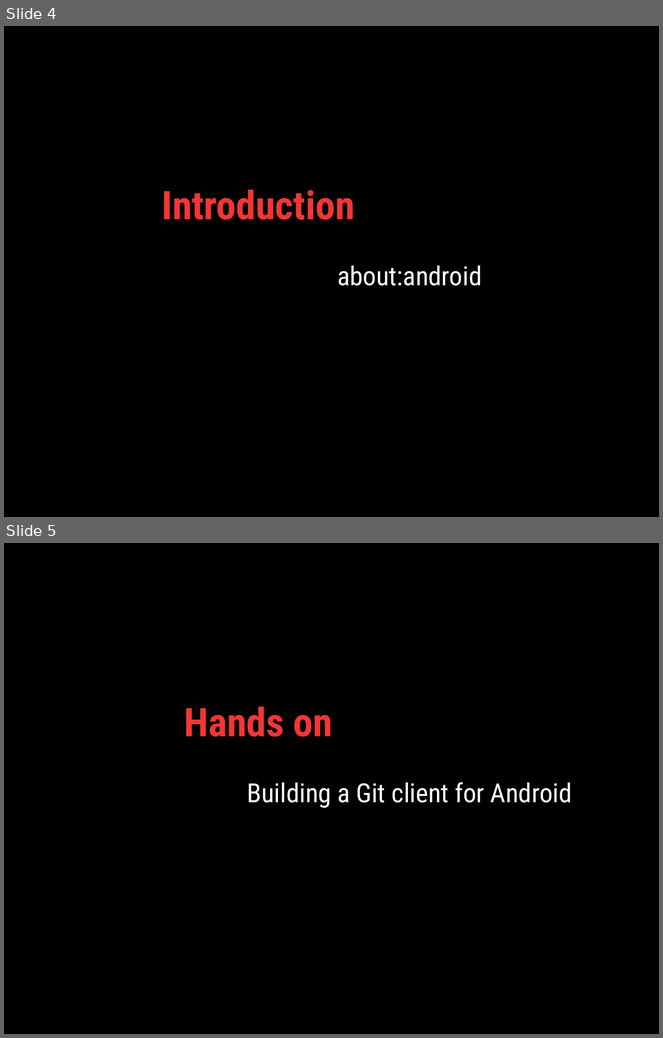
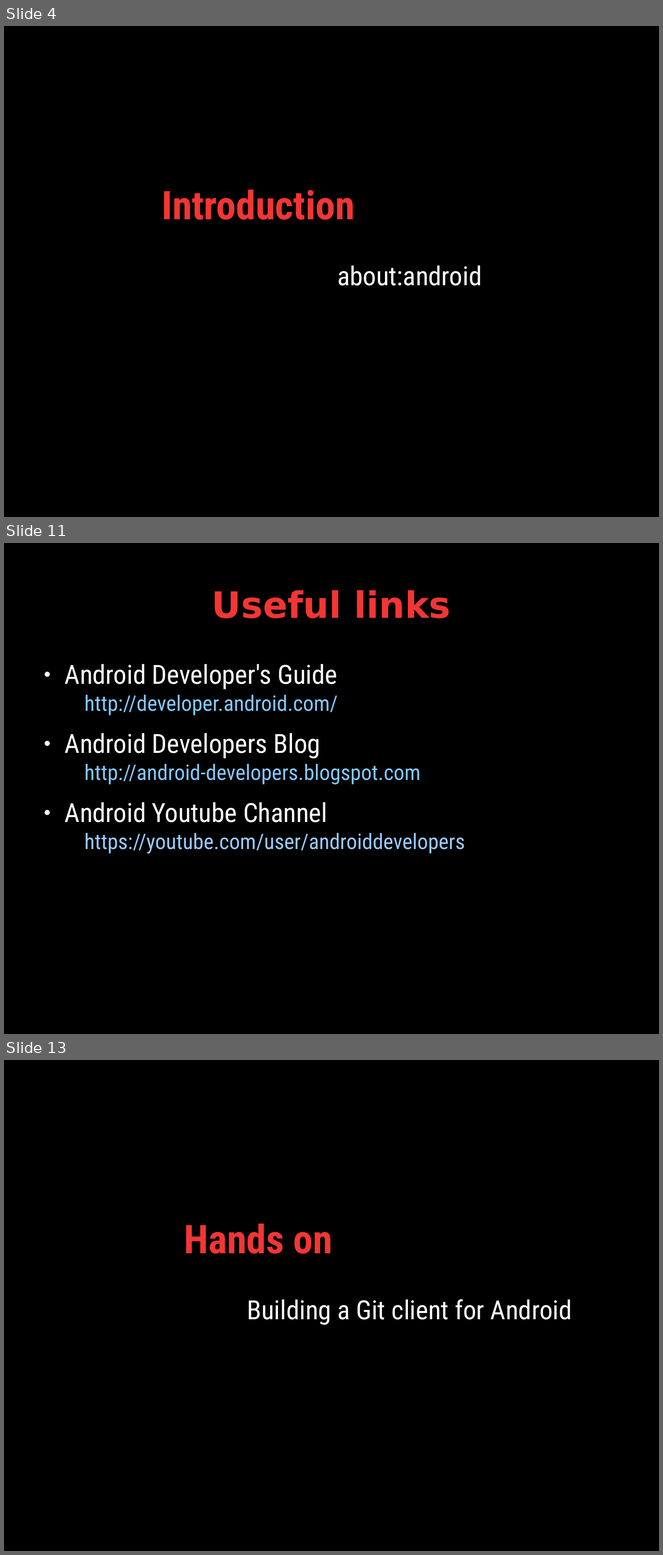
Before and after one commit to jbng/AngelHack-Android-Workshop, a slide deck: Presentation/presentation.odp. Shown one above the other, each under a label of ours: slides 4 and 5 before the commit, slides 4, 11 and 13 after it; the slides between them are not shown. The pictures are 663x1038 and 663x1555 pixels, drawn with LibreOffice and Linux fonts; fonts in the diff are those of the drawing. Boxes give left, top, right and bottom in pixels: in the first picture for what was removed or moved away, otherwise in the second. Text is boxed around its words. In the diff, an @@ line names an element or a change of style, - is before the commit and + after.

Commit message:
Introduction to Android

```diff
--- a/Presentation/presentation.odp
+++ b/Presentation/presentation.odp
@@ slide 11 added at box(4, 543, 659, 1034), background #000000 @@
@@ title added at box(212, 590, 451, 618), 44 pt, text #F33634, bold @@
+Useful links
@@ text added at box(65, 664, 465, 854), 26 pt, text #83CAFF @@
+● Android Developer's Guide
+  http://developer.android.com/
+● Android Developers Blog
+  http://android-developers.blogspot.com
+● Android Youtube Channel
+  https://youtube.com/user/androiddevelopers
@@ what was slide 5 is now slide 13 @@
```
Also in this commit, not shown: 7 other slides added.
